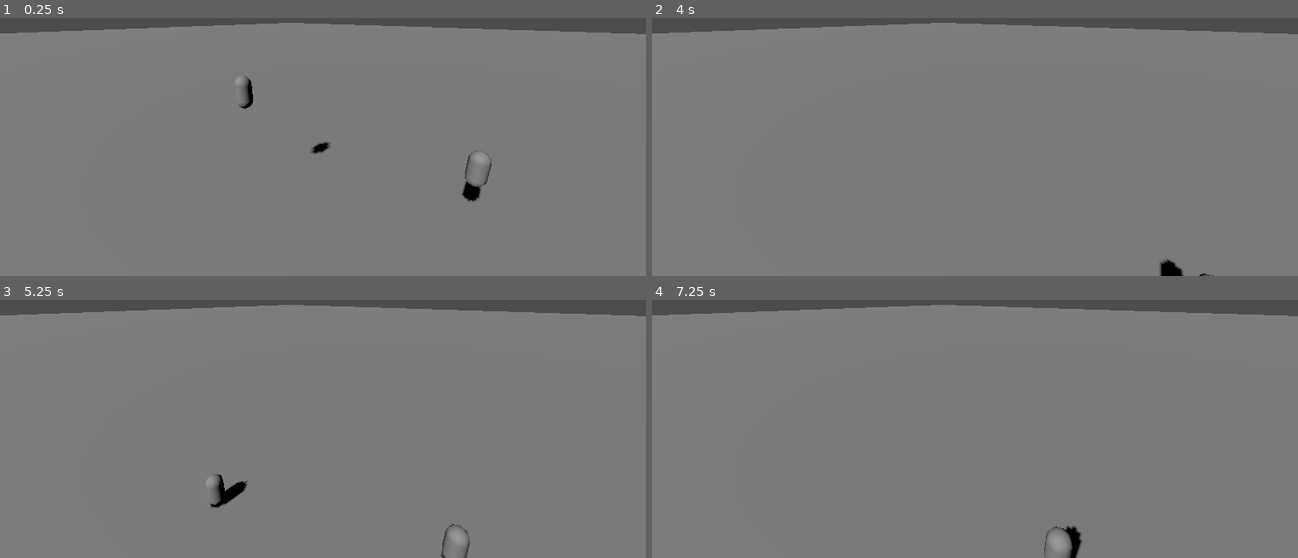
Above: before the commit, frames 1-4 (two rows, left to right).
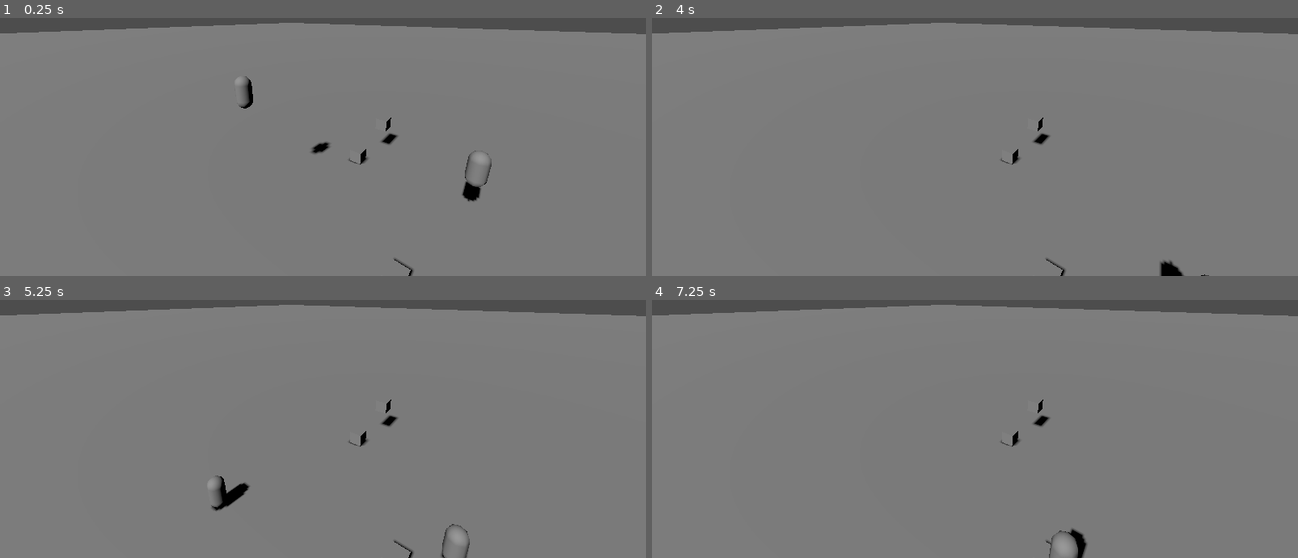
Above: after the commit, the same moments.

Repository: kevinlights/ChocoDriver
Game: Godot game, scene res://run/levels/infinite_level.tscn
Two runs of this game, one before a commit and one after it. Both use one fixed random seed, a clock stepped at 60 frames per second and the inputs below.
Inputs:
- Up to frame 1 (0.25 s): no input
- Up to frame 2 (4 s): hold Right (move_right) 0.53-1.28 s; tap Space (jump) at 0.77, 1.52, 2.75, 3.02, 3.77 s; hold Down (move_back) 1.28-2.03 s; tap Enter at 2, 3.5 s; hold Right (move_right) 2.03-2.78 s; hold Up (move_forward) 2.78-3.53 s; hold Left (move_left) from 3.53 s (still down)
- Up to frame 3 (5.25 s): tap Space (jump) at 4.52 s; release Left (move_left) at 5.03 s; hold Down (move_back) from 5.03 s (still down)
- Up to frame 4 (7.25 s): release Down (move_back) at 5.78 s; hold Right (move_right) 5.78-6.53 s; tap Space (jump) at 6.02, 6.5, 6.77 s; hold Up (move_forward) from 6.53 s (still down)

The runs differ from the first frame. In frame 1, 0.2% of the frame differs, in the area x 53-64%, y 38-100%; in frame 2, 0.2%; in frame 3, 0.4%; in frame 4, 0.5%, in the area x 53-68%, y 38-100%.

Commit message:
:tada: Add a few boxes

Diff:
--- /dev/null
+++ b/first3d/component/entity/box.tscn
@@ -0,0 +1,14 @@
+[gd_scene load_steps=3 format=3 uid="uid://bcpri2x5afoyb"]
+
+[sub_resource type="BoxMesh" id="BoxMesh_rcscr"]
+
+[sub_resource type="BoxShape3D" id="BoxShape3D_v0rct"]
+
+[node name="Box" type="StaticBody3D"]
+collision_mask = 0
+
+[node name="Skin" type="MeshInstance3D" parent="."]
+mesh = SubResource("BoxMesh_rcscr")
+
+[node name="Shape" type="CollisionShape3D" parent="."]
+shape = SubResource("BoxShape3D_v0rct")
--- a/first3d/run/levels/infinite_level.tscn
+++ b/first3d/run/levels/infinite_level.tscn
@@ -1,6 +1,7 @@
-[gd_scene load_steps=4 format=3 uid="uid://7ivipmwaw24t"]
+[gd_scene load_steps=5 format=3 uid="uid://7ivipmwaw24t"]
 
 [ext_resource type="PackedScene" uid="uid://b10k58capm04o" path="res://component/entity/walker/walker.tscn" id="1_x0026"]
+[ext_resource type="PackedScene" uid="uid://bcpri2x5afoyb" path="res://component/entity/box.tscn" id="2_e8xto"]
 
 [sub_resource type="WorldBoundaryShape3D" id="WorldBoundaryShape3D_2xulb"]
 
@@ -32,3 +33,12 @@
 
 [node name="CameraPlayer" type="Camera3D" parent="."]
 transform = Transform3D(0.800533, -0.194387, 0.566887, 0, 0.945933, 0.324363, -0.599289, -0.259663, 0.75725, 1.84912, 10.9771, 7.9188)
+
+[node name="Box1" parent="." instance=ExtResource("2_e8xto")]
+transform = Transform3D(1, 0, 0, 0, 1, 0, 0, 0, 1, 0, -0.5, 0)
+
+[node name="Box2" parent="." instance=ExtResource("2_e8xto")]
+transform = Transform3D(1, 0, 0, 0, 1, 0, 0, 0, 1, -6.2632, -0.5, -7.95074)
+
+[node name="Box3" parent="." instance=ExtResource("2_e8xto")]
+transform = Transform3D(1, 0, 0, 0, 1, 0, 0, 0, 1, -5.53697, 1.42774, -11.1883)
